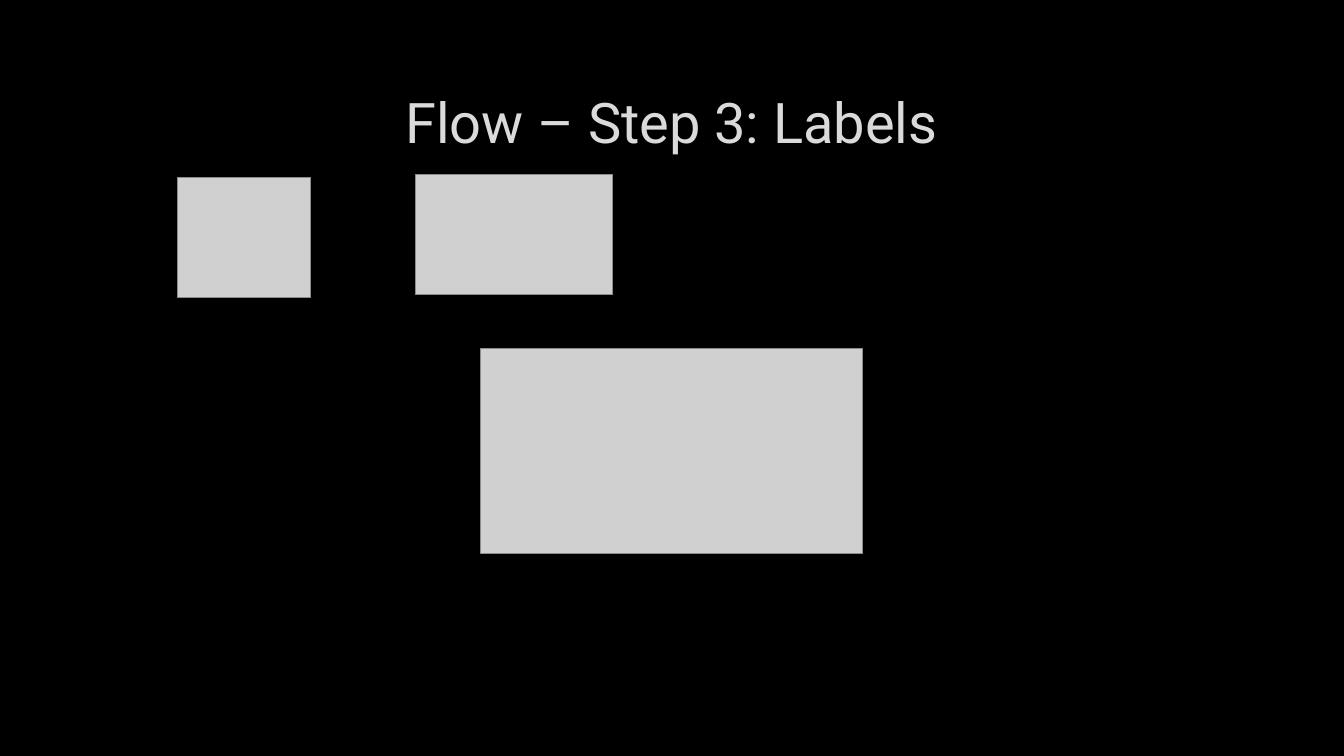
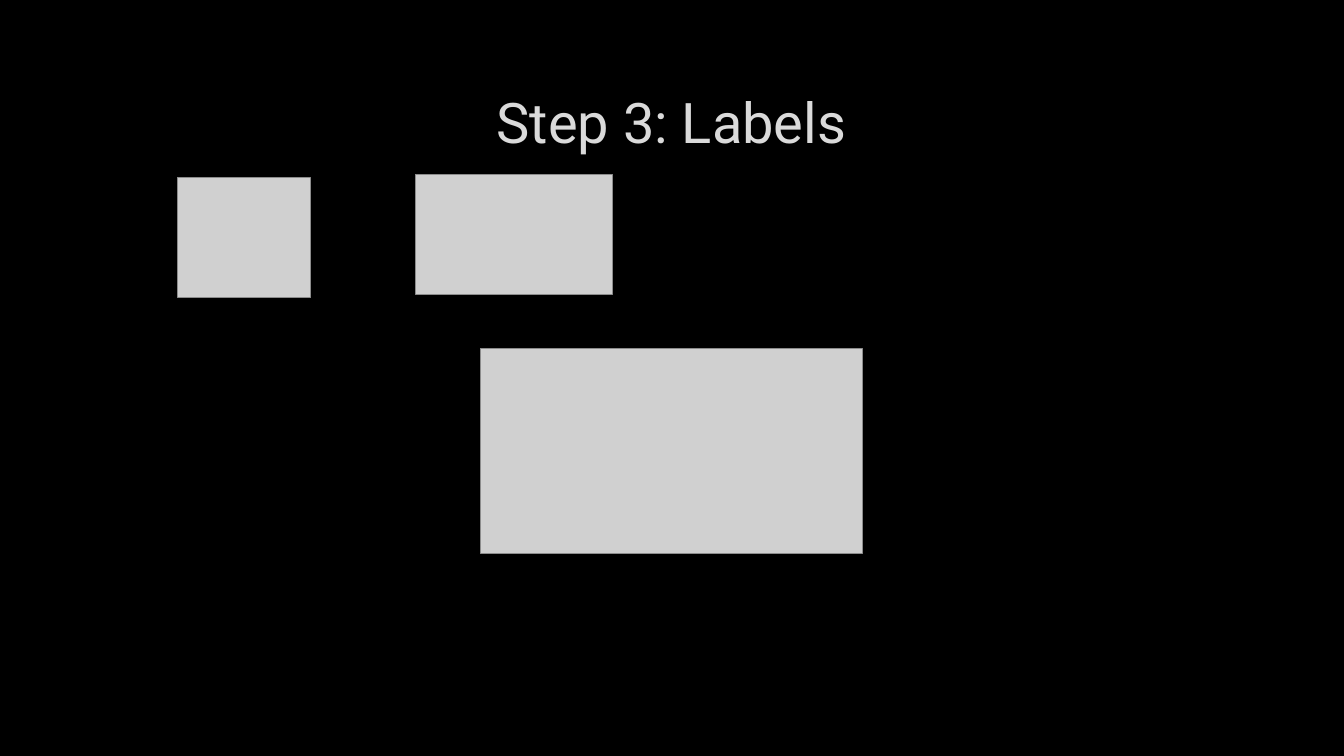
Before and after one commit to stryku/workshops, a slide deck: slide 7 of ctai-compile_time_assembly_interpreter.pptx. Drawn at 1344x756 pixels with LibreOffice and Linux fonts; fonts in the diff are those of the drawing; grey boxes stand for pictures; background and template pictures are left out. Boxes give left, top, right and bottom in pixels: in the first picture for what was removed or moved away, otherwise in the second. Text is boxed around its words. In the diff, an @@ line names an element or a change of style, - is before the commit and + after.

```diff
--- a/ctai-compile_time_assembly_interpreter.pptx
+++ b/ctai-compile_time_assembly_interpreter.pptx
@@ title at (497, 101, 846, 155): text changed @@
-Flow – Step 3: Labels
+Step 3: Labels
```
Also in this commit, not shown: 5 other slides changed, 6 slides added, 5 slides removed, 1 other file.
